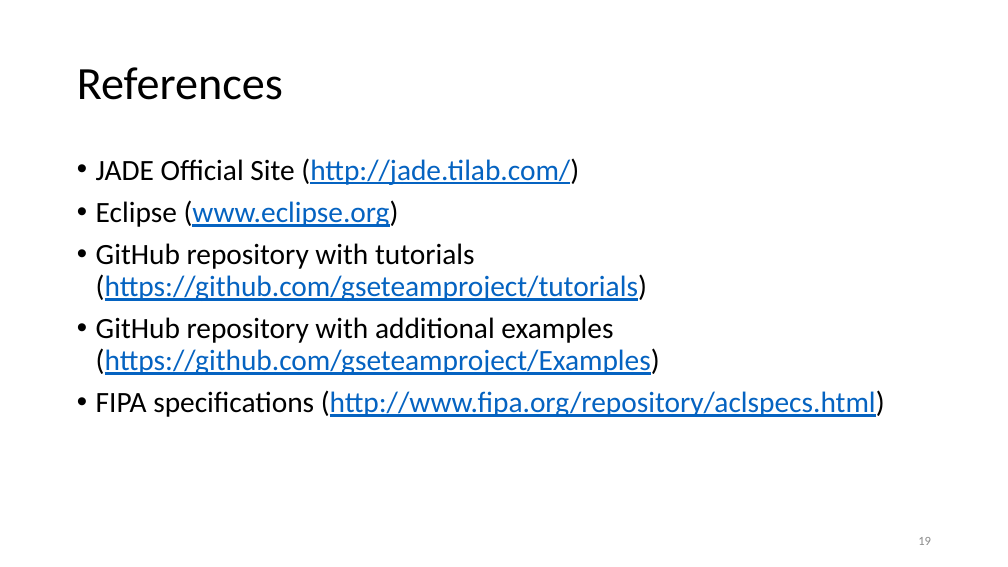
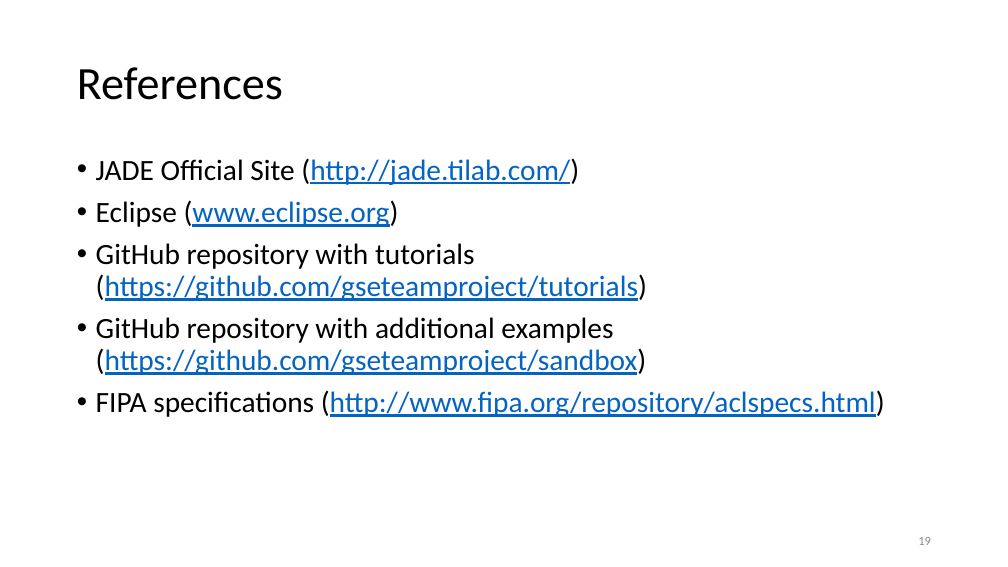
Before and after one commit to gseteamproject/tutorials, a slide deck: slide 19 of doc/Agent Programming with JADE.pptx. Drawn at 1008x567 pixels with LibreOffice and Linux fonts; fonts in the diff are those of the drawing. Boxes give left, top, right and bottom in pixels: in the first picture for what was removed or moved away, otherwise in the second. Text is boxed around its words. In the diff, an @@ line names an element or a change of style, - is before the commit and + after.

```diff
--- a/doc/Agent Programming with JADE.pptx
+++ b/doc/Agent Programming with JADE.pptx
@@ text at (x1=96, y1=317, x2=647, y2=375): text changed @@
-• GitHub repository with additional examples (https://github.com/gseteamproject/Examples)
+• GitHub repository with additional examples (https://github.com/gseteamproject/sandbox)
```
Also in this commit, not shown: 8 other slides changed.
